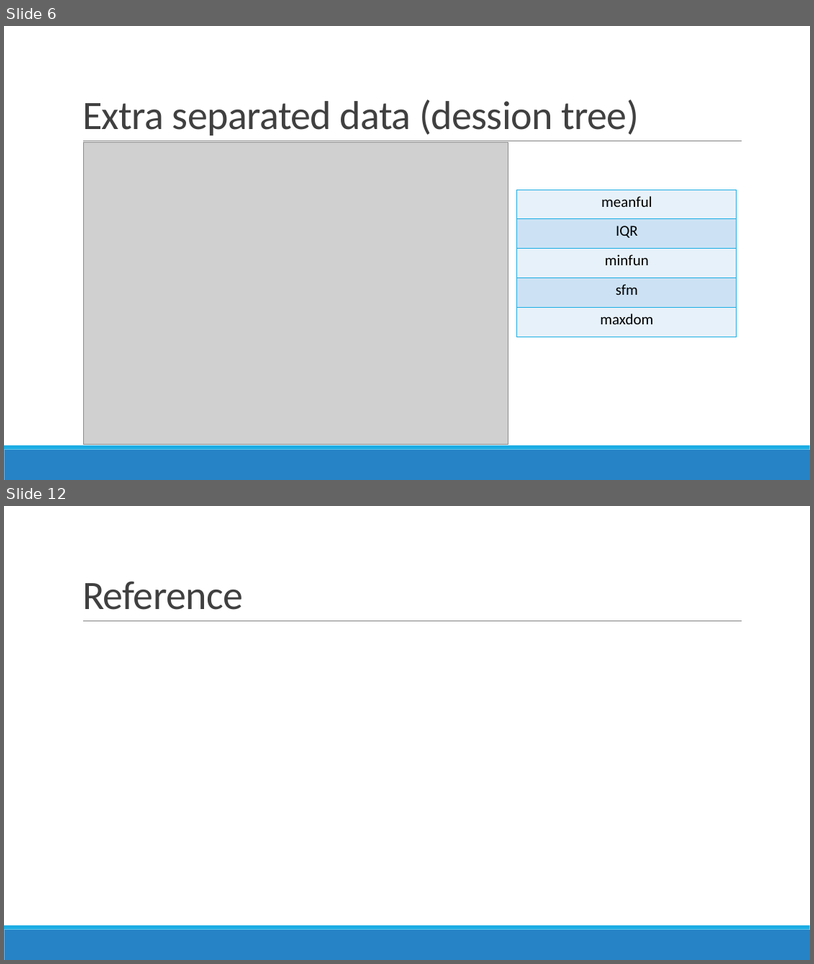
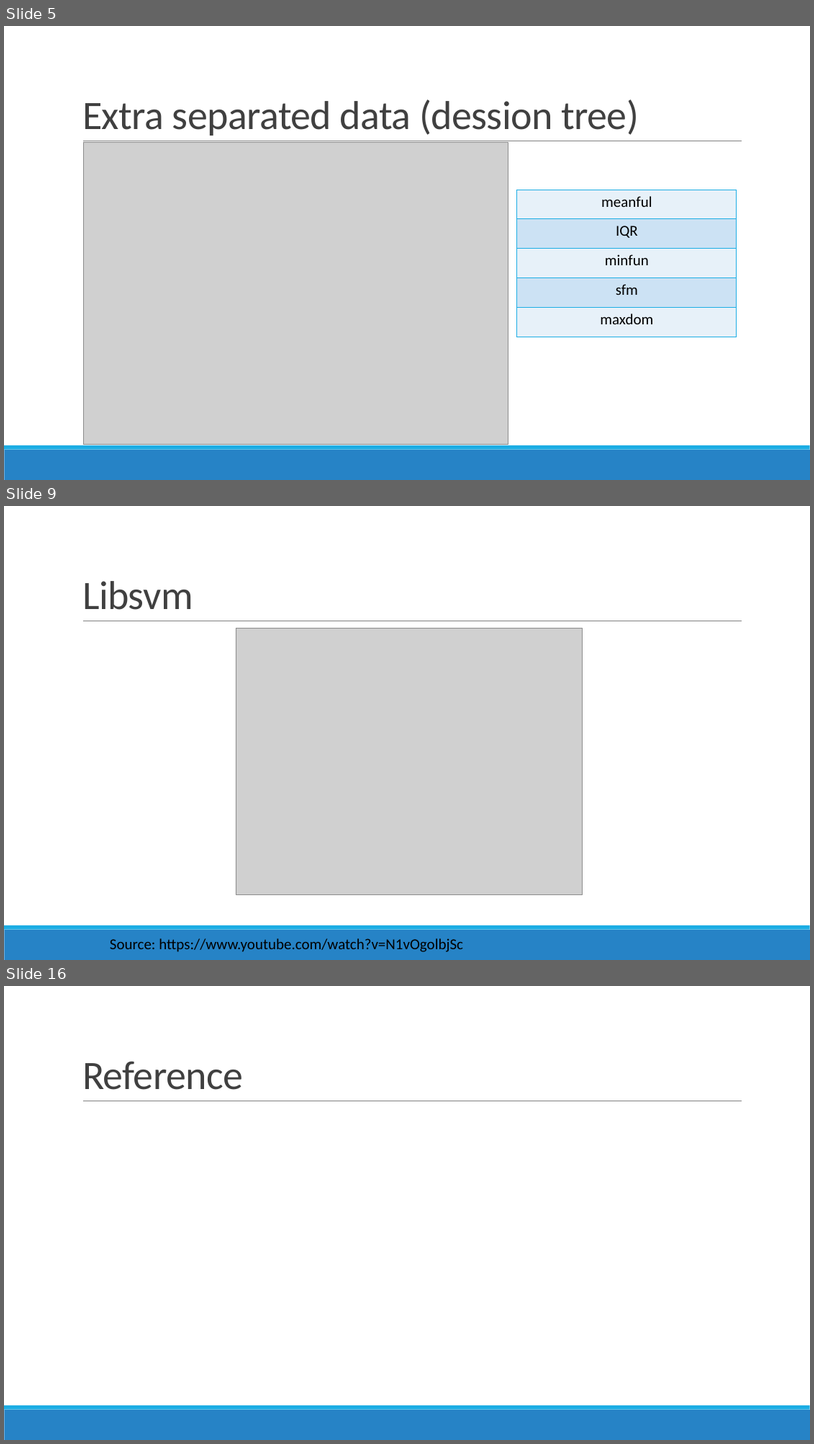
Before and after one commit to 1071-DataScience/finalproject-lazurite, a slide deck: docs/project.pptx. Shown one above the other, each under a label of ours: slides 6 and 12 before the commit, slides 5, 9 and 16 after it; the slides between them are not shown. The pictures are 814x964 and 814x1444 pixels, drawn with LibreOffice and Linux fonts; fonts in the diff are those of the drawing; grey boxes stand for pictures. Boxes give left, top, right and bottom in pixels: in the first picture for what was removed or moved away, otherwise in the second. Text is boxed around its words. In the diff, an @@ line names an element or a change of style, - is before the commit and + after.

```diff
--- a/docs/project.pptx
+++ b/docs/project.pptx
@@ slide 9 added at (x1=4, y1=506, x2=810, y2=960), background #FFFFFF; not listed: 3 template elements that a slide beside it also shows @@
@@ title added at (x1=82, y1=581, x2=193, y2=610), 48 pt, text #404040 @@
+Libsvm
@@ picture added at (x1=236, y1=628, x2=582, y2=894) @@
@@ text added at (x1=110, y1=938, x2=463, y2=952), 18 pt, text #000000 @@
+Source: https://www.youtube.com/watch?v=N1vOgolbjSc
@@ what was slide 6 is now slide 5 @@
@@ what was slide 12 is now slide 16 @@
```
Also in this commit, not shown: 3 slides changed, 8 other slides added, 5 slides removed, 1 other file.
